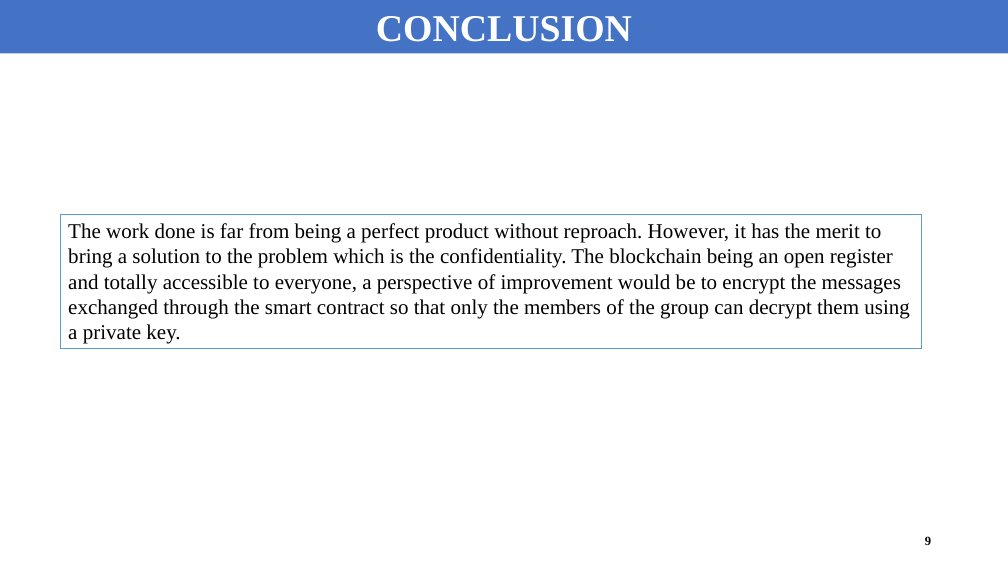
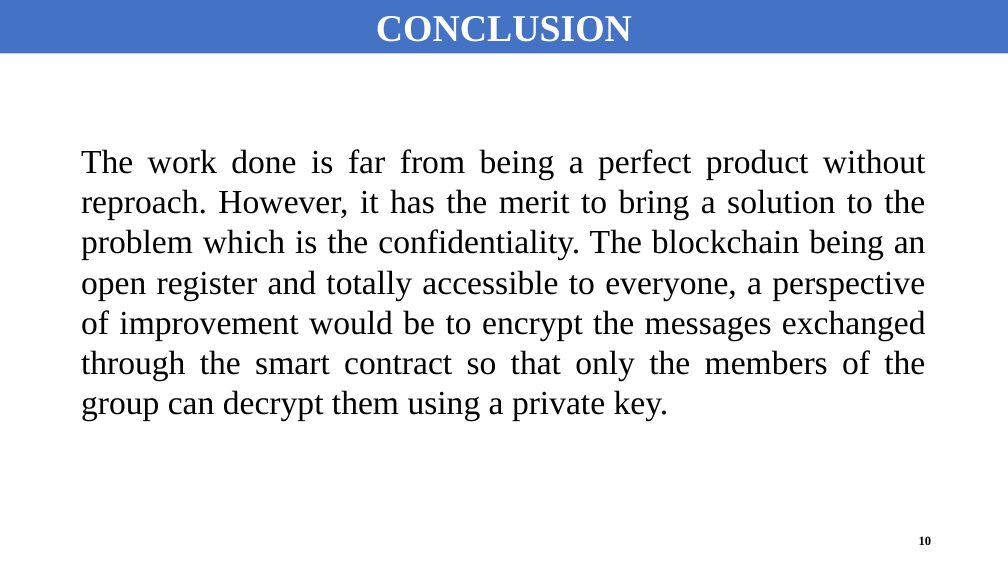
Before and after one commit to DamasBuffy99/Private-messaging, a slide deck: slide 10 of ABC Group L.pptx (slide 9 before the commit). Drawn at 1008x567 pixels with LibreOffice and Linux fonts; fonts in the diff are those of the drawing. Boxes give left, top, right and bottom in pixels: in the first picture for what was removed or moved away, otherwise in the second. Text is boxed around its words. In the diff, an @@ line names an element or a change of style, - is before the commit and + after.

```diff
--- a/ABC Group L.pptx
+++ b/ABC Group L.pptx
@@ text "The work done is far ...": place and size @@
-text "The work done is far ..." at [60,214,922,349]
+text "The work done is far ..." at [81,149,926,421]
@@ text "The work done is far ..." at [81,149,926,421]: size 20 to 32 pt; alignment left to justified; outline #5B9BD5 0.75 pt to none @@
@@ page number at [919,536,932,545]: text changed @@
-9
+10
```
Also in this commit, not shown: 4 other slides changed, 1 slide added.
